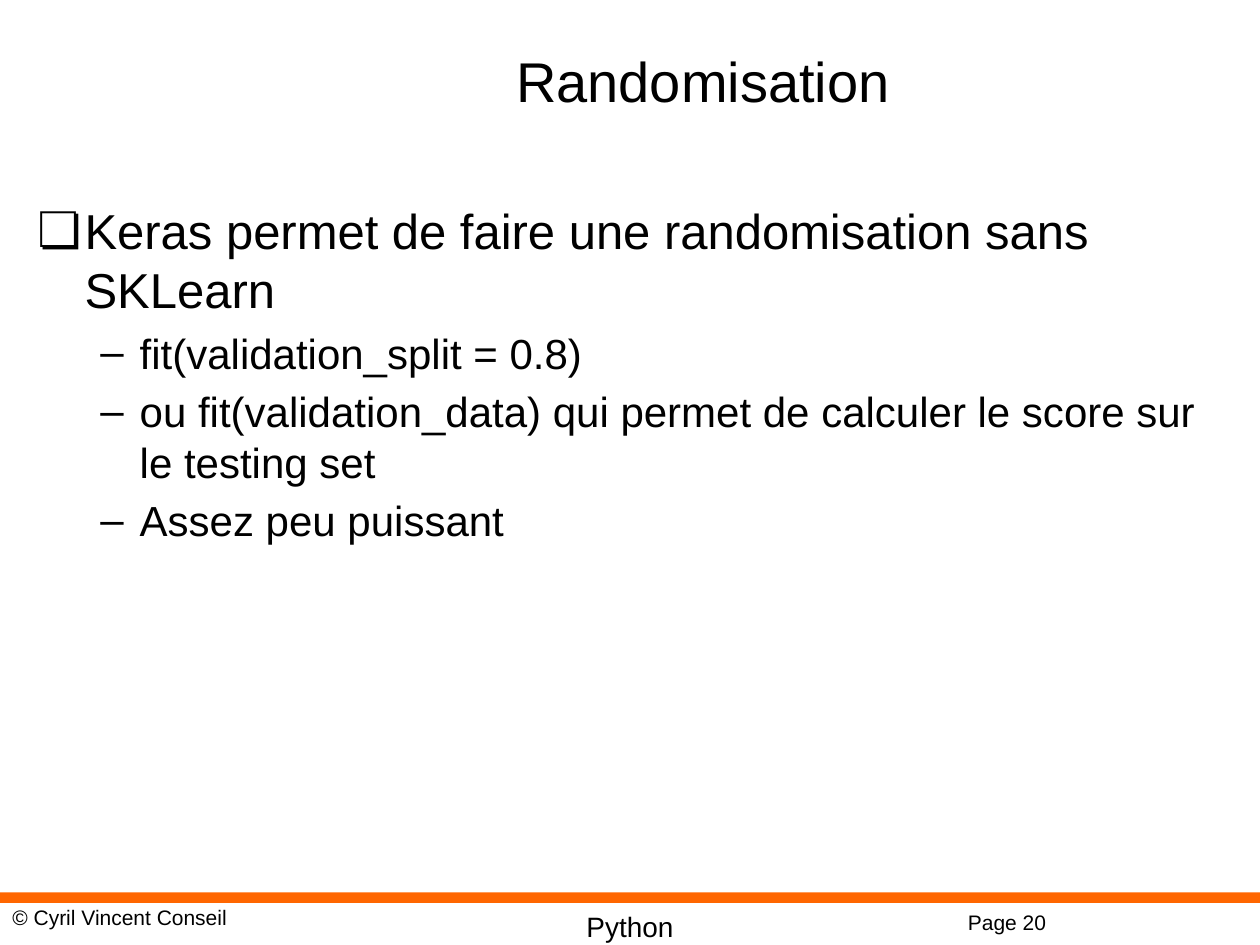
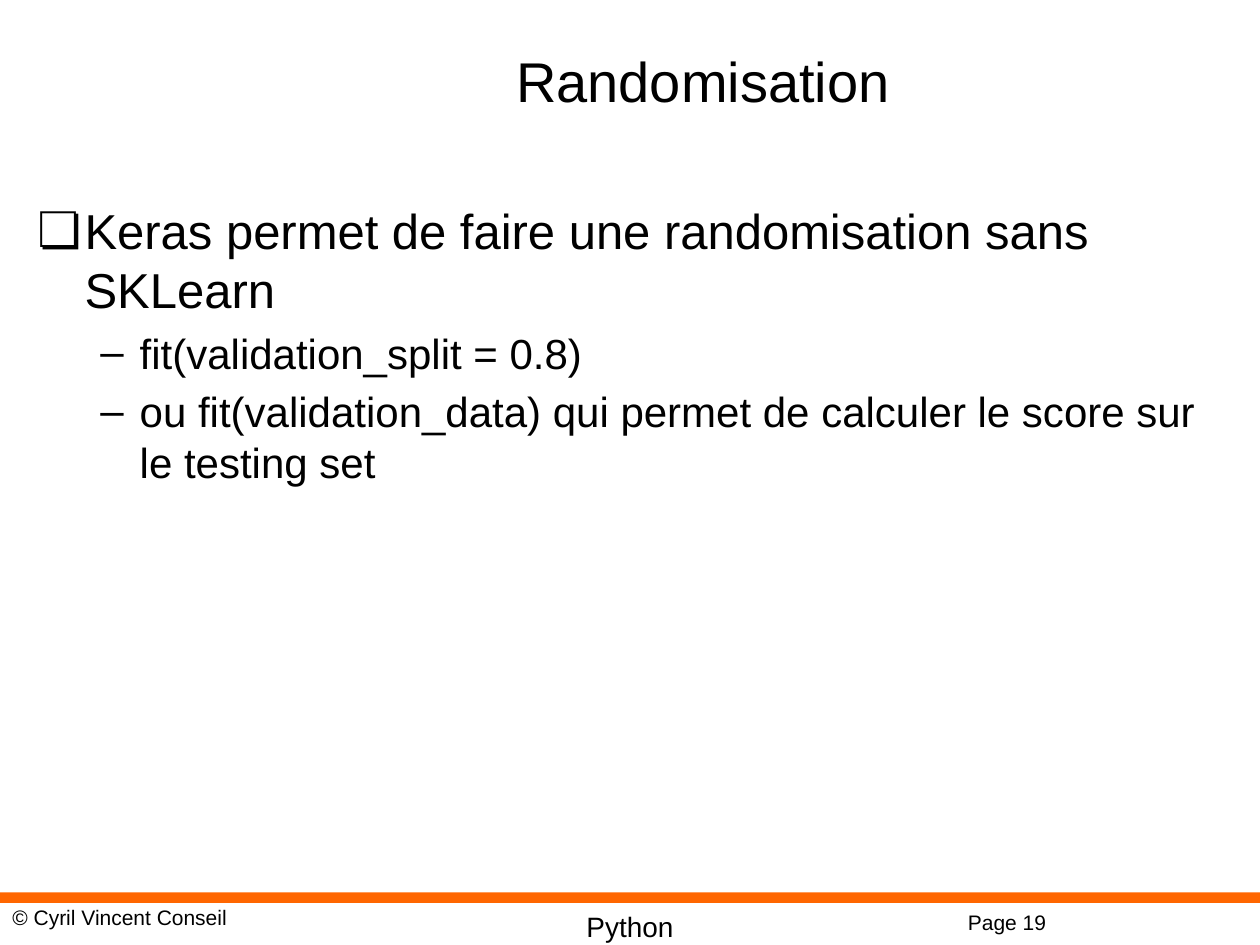
Before and after one commit to cyrilvincent/ML, a slide deck: slide 19 of PPT/DeepLearning25-Keras.pptx (slide 20 before the commit). Drawn at 1260x945 pixels with LibreOffice and Linux fonts; fonts in the diff are those of the drawing; background and template pictures are left out. Boxes give left, top, right and bottom in pixels: in the first picture for what was removed or moved away, otherwise in the second. Text is boxed around its words. In the diff, an @@ line names an element or a change of style, - is before the commit and + after.

```diff
--- a/PPT/DeepLearning25-Keras.pptx
+++ b/PPT/DeepLearning25-Keras.pptx
@@ text at bbox=[140, 505, 503, 545]: paragraph removed @@
-  – Assez peu puissant
@@ page number at bbox=[968, 915, 1046, 934]: text changed @@
-Page 20
+Page 19
```
Also in this commit, not shown: 1 other slide changed, 1 slide added, 6 slides removed, 22 other files.
